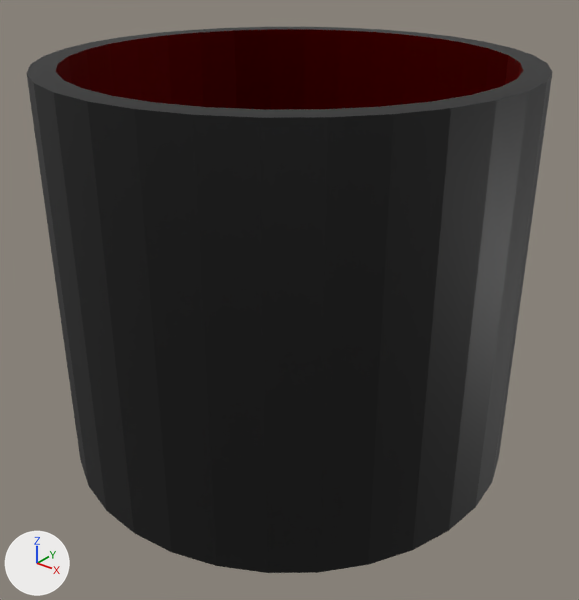
The glTF model web/public/models/cup.glb: old version first, new version second.
Before and after are seen from a 50 mm lens placed at (3.08, -3.85, 3.38), pointed at (0.07, -0.09, 1.05). Arrows for +X, +Y and +Z are at lower left; the lights stay in place. Vertices at the same position are counted once.

The first picture shows 'cup'.
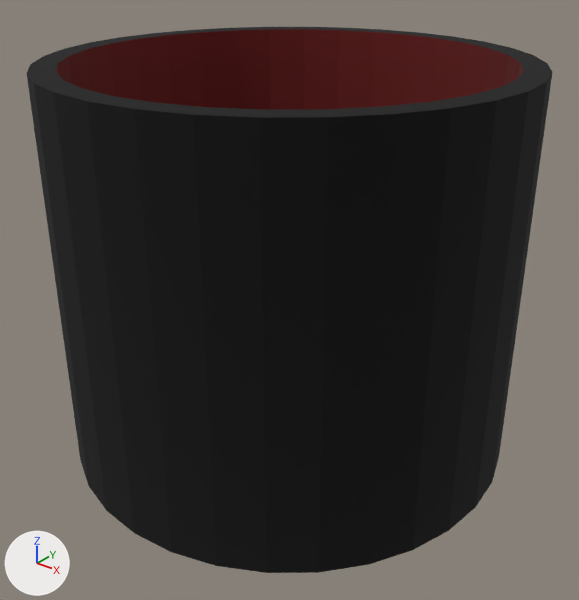
What differs and where, as boxes [x1, y1, x2, y2] in the pictures (579 x 600 px):
part 1 of me_circle, recoloured
    both: [56, 29, 523, 110]

What the commit changed:
Material 'red wall.001' (mat_red_wall_001) is new.
Its base color is (0.138, 0.00754, 0.00686) (dark red #681514).
Its roughness is 1.0.
Material 'black wall' (mat_black_wall) is new.
Its base color is (0.0, 0.0, 0.0) (black #000000).
Its roughness is 1.0.
me_circle has 128 vertices, 222 faces and spans x -1.5..1.5, y -1.5..1.5, z 0.0..2.59.
me_circle is used by ob_cup; location (0.0, 0.0, 0.0).
me_circle no longer uses material mat_leather_wall (black #000000).
me_circle part 1: all 94 faces that had it switch from mat_red_velvet to mat_red_wall_001 (dark red #681514).
me_circle now uses material mat_black_wall (black #000000).
